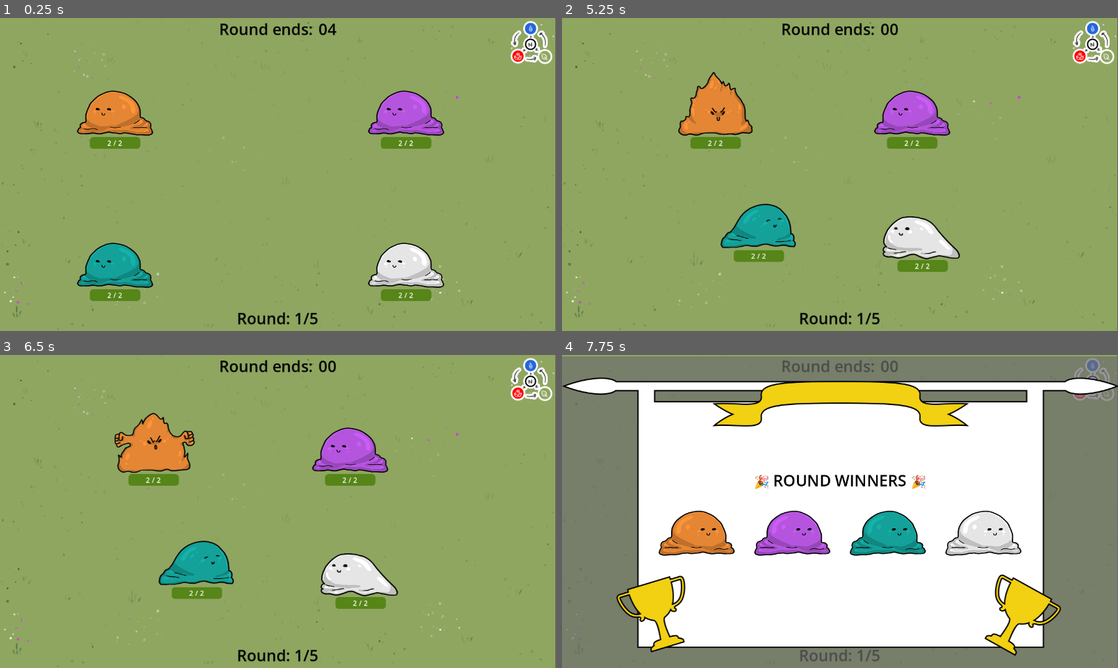
Above: before the commit, frames 1-4 (two rows, left to right).
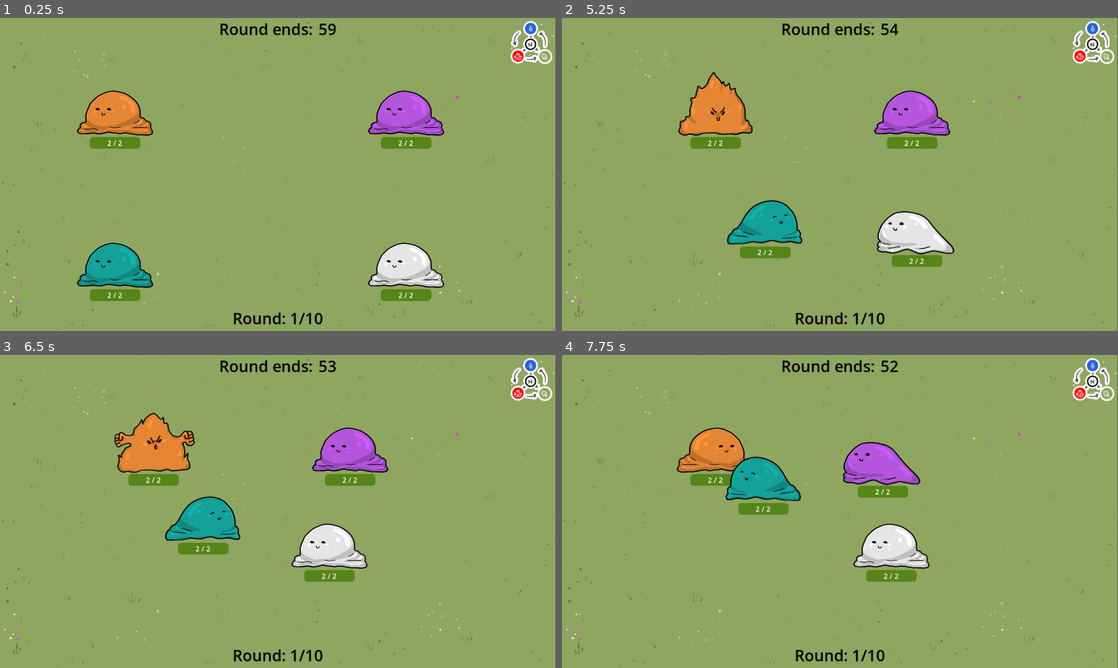
Above: after the commit, the same moments.

Repository: Galitie/mini-tyler-games
Game: Godot game, scene res://tylermon/tylermon.tscn
The game is run twice, just before and just after one commit, with the same random seed, the same clock (stepped at 60 frames per second) and the same inputs. This scene is started directly instead of the project's main scene.
Inputs (mouse positions are in pixels of both pictures, inside the frame that each line leads up to):
- Up to frame 1 (0.25 s): no input
- Up to frame 2 (5.25 s): tap Enter (start) at 0.5, 1.35, 2.85, 4.35 s; move the mouse to (962, 158) at 0.52 s; hold Enter (start) 0.53-1.28 s; hold Right (move_piece_right) 0.53-2.03 s; tap Space (jump) at 0.77, 1.52, 3.02, 3.77, 4.52 s; move the mouse to (728, 190) at 1.27 s; move the mouse to (895, 105) at 2.02 s; hold A (move_left) 2.03-2.78 s; hold Enter (start) 2.03-2.78 s; move the mouse to (812, 237) at 2.77 s; hold Right (move_piece_right) 2.78-4.28 s; move the mouse to (1006, 221) at 3.52 s; hold Enter (start) 3.53-4.28 s; move the mouse to (673, 127) at 4.27 s; hold A (move_left) 4.28-5.03 s; move the mouse to (867, 174) at 5.02 s; hold Right (move_piece_right) from 5.03 s (still down); hold Enter (start) from 5.03 s (still down)
- Up to frame 3 (6.5 s): move the mouse to (194, 433) at 5.77 s; release Right (move_piece_right) at 5.78 s; release Enter (start) at 5.78 s; hold A (move_left) from 5.78 s (still down); tap Enter (start) at 5.85 s; tap Space (jump) at 6.02 s
- Up to frame 4 (7.75 s): move the mouse to (962, 495) at 6.52 s; hold Enter (start) 6.53-7.28 s; tap Space (jump) at 6.77, 7.52 s; move the mouse to (728, 527) at 7.27 s; release A (move_left) at 7.28 s; hold Right (move_piece_right) from 7.28 s (still down); tap Enter (start) at 7.35 s

The runs differ from the first frame. In frame 1, 0.4% of the frame differs, in the area x 42-61%, y 1-98%; in frame 2, 2.7%; in frame 3, 6.3%; in frame 4, 99%, in the area x 0-100%, y 0-100%.
Error in both runs: Cannot call method 'get_node' on a null value. (res://tylermon/tylermon.gd:39)

Commit message:
Fixed bug with int for damage

Diff:
--- a/tylermon/mon.gd
+++ b/tylermon/mon.gd
@@ -263,13 +263,13 @@
 	for attack in attackers:
 		var attacking_mon = attack.get_parent().get_parent()
 		if elm_type == "WATER" && attacking_mon.elm_type == "GRASS" or elm_type == "FIRE" && attacking_mon.elm_type == "WATER" or elm_type == "GRASS" && attacking_mon.elm_type == "FIRE":
-			damage(attacking_mon, 1, "super")
+			damage(attacking_mon, 1.25, "super")
 		elif elm_type == "WATER" && attacking_mon.elm_type == "FIRE" or elm_type == "FIRE" && attacking_mon.elm_type == "GRASS"  or elm_type == "GRASS" && attacking_mon.elm_type == "WATER":
-			damage(attacking_mon, -1, "not")
+			damage(attacking_mon, .85, "not")
 		elif elm_type == "NONE" && attacking_mon.elm_type != "NONE":
-			damage(attacking_mon, .50, null)
+			damage(attacking_mon, 1.25, "super")
 		else:
-			damage(attacking_mon, 0, null)
+			damage(attacking_mon, 1, null)
 	health_label.text = str(health)
 	hp_bar.value = health
 	velocity = Vector2()
@@ -279,14 +279,19 @@
 		hp_bar.get_theme_stylebox("fill").bg_color = Color(1, 0.337, 0.333)
 
 
-func damage(mon, modifier: int, effect):
-	var damage = mon.strength * .65
-	damage = damage + (modifier * .65)
+func damage(mon, modifier: float, effect):
+	var damage = mon.strength * .45
+	print("Strength: ", damage)
+	damage *= modifier
+	print("After mod: ", damage)
 	if mon.current_state == State.SPECIAL_ATTACK:
-		damage += (mon.strength * .15)
+		damage += (mon.strength * .25)
+		print("if special: ", damage)
 	if damage <= 1:
 		damage = 1
+		print("If damage is <= to 1: ",damage)
 	damage = round(damage)
+	print("after rounding: ", damage)
 	if effect == "super":
 		damage_label.set("theme_override_colors/font_color", "ea4440")
 		damage_label.text = str(damage) + "!"
--- a/tylermon/mon.tscn
+++ b/tylermon/mon.tscn
@@ -3,11 +3,11 @@
 [ext_resource type="Script" path="res://tylermon/mon.gd" id="1_vlprm"]
 [ext_resource type="Texture2D" uid="uid://bnm8cgpbfx5bk" path="res://tylermon/sprites/mon_base_hurt.png" id="2_2adcg"]
 [ext_resource type="Texture2D" uid="uid://vd4htm5xmrf6" path="res://tylermon/sprites/mon_base_basic_attack.png" id="2_epn60"]
-[ext_resource type="Texture2D" uid="uid://dam4ybtchqfc0" path="res://tylermon/test_image.png" id="2_i6ad0"]
 [ext_resource type="Texture2D" uid="uid://ek6pu5mhuuqf" path="res://tylermon/sprites/mon_base_idle.png" id="3_4fk7g"]
 [ext_resource type="Texture2D" uid="uid://d35oiqb68o51k" path="res://tylermon/sprites/mon_base_hurt2.png" id="3_h2vbk"]
 [ext_resource type="Texture2D" uid="uid://10xdm6hg5oay" path="res://tylermon/sprites/mon_base_basic_attack2.png" id="3_vd7s0"]
 [ext_resource type="Texture2D" uid="uid://biec2ewy4cxyq" path="res://tylermon/sprites/mon_base_basic_attack3.png" id="4_fxyav"]
+[ext_resource type="Texture2D" uid="uid://dam4ybtchqfc0" path="res://tylermon/sprites/test_image.png" id="5_ph7ik"]
 [ext_resource type="Texture2D" uid="uid://cseer4lya8rgn" path="res://tylermon/sprites/mon_base_move.png" id="6_axrsn"]
 [ext_resource type="Texture2D" uid="uid://bpaqa0iqoxs7" path="res://tylermon/sprites/mon_base_block.png" id="6_sfpif"]
 [ext_resource type="Texture2D" uid="uid://dinmg05oam6r1" path="res://tylermon/sprites/mon_base_block2.png" id="7_d7wyo"]
@@ -44,7 +44,7 @@
 "texture": ExtResource("4_fxyav")
 }, {
 "duration": 1.0,
-"texture": ExtResource("2_i6ad0")
+"texture": ExtResource("5_ph7ik")
 }],
 "loop": false,
 "name": &"basic_atk",
@@ -70,7 +70,7 @@
 "texture": ExtResource("6_sfpif")
 }, {
 "duration": 1.0,
-"texture": ExtResource("2_i6ad0")
+"texture": ExtResource("5_ph7ik")
 }],
 "loop": false,
 "name": &"block",
@@ -123,7 +123,7 @@
 }, {
 "frames": [{
 "duration": 1.0,
-"texture": ExtResource("2_i6ad0")
+"texture": ExtResource("5_ph7ik")
 }, {
 "duration": 1.0,
 "texture": ExtResource("3_4fk7g")
@@ -154,7 +154,7 @@
 "texture": ExtResource("7_p4ot1")
 }, {
 "duration": 1.0,
-"texture": ExtResource("2_i6ad0")
+"texture": ExtResource("5_ph7ik")
 }],
 "loop": true,
 "name": &"move",
@@ -174,7 +174,7 @@
 "texture": ExtResource("9_ygnaw")
 }, {
 "duration": 1.0,
-"texture": ExtResource("2_i6ad0")
+"texture": ExtResource("5_ph7ik")
 }],
 "loop": false,
 "name": &"special_atk",
@@ -182,7 +182,7 @@
 }, {
 "frames": [{
 "duration": 1.0,
-"texture": ExtResource("2_i6ad0")
+"texture": ExtResource("5_ph7ik")
 }],
 "loop": true,
 "name": &"upgrade_idle",
@@ -202,7 +202,7 @@
 "texture": ExtResource("3_h2vbk")
 }, {
 "duration": 1.0,
-"texture": ExtResource("2_i6ad0")
+"texture": ExtResource("5_ph7ik")
 }],
 "loop": false,
 "name": &"upgrade_react_bad",
@@ -213,7 +213,7 @@
 "texture": ExtResource("3_4fk7g")
 }, {
 "duration": 1.0,
-"texture": ExtResource("2_i6ad0")
+"texture": ExtResource("5_ph7ik")
 }],
 "loop": false,
 "name": &"upgrade_react_good",
--- a/tylermon/tylermon.tscn
+++ b/tylermon/tylermon.tscn
@@ -12,9 +12,9 @@
 [node name="tylermon" type="Node2D"]
 scale = Vector2(0.998899, 1.00798)
 script = ExtResource("1_66guv")
-fight_length = 5
+fight_length = 60
 upgrade_length = 120
-max_rounds = 5
+max_rounds = 10
 
 [node name="Arena" parent="." instance=ExtResource("2_mlfq2")]
 z_index = -2
Binary file changed: tylermon/background/winner_banner.png
Renamed: tylermon/test_image.png -> tylermon/sprites/test_image.png
Not shown, changed: tylermon/sprites/test_image.png.import
